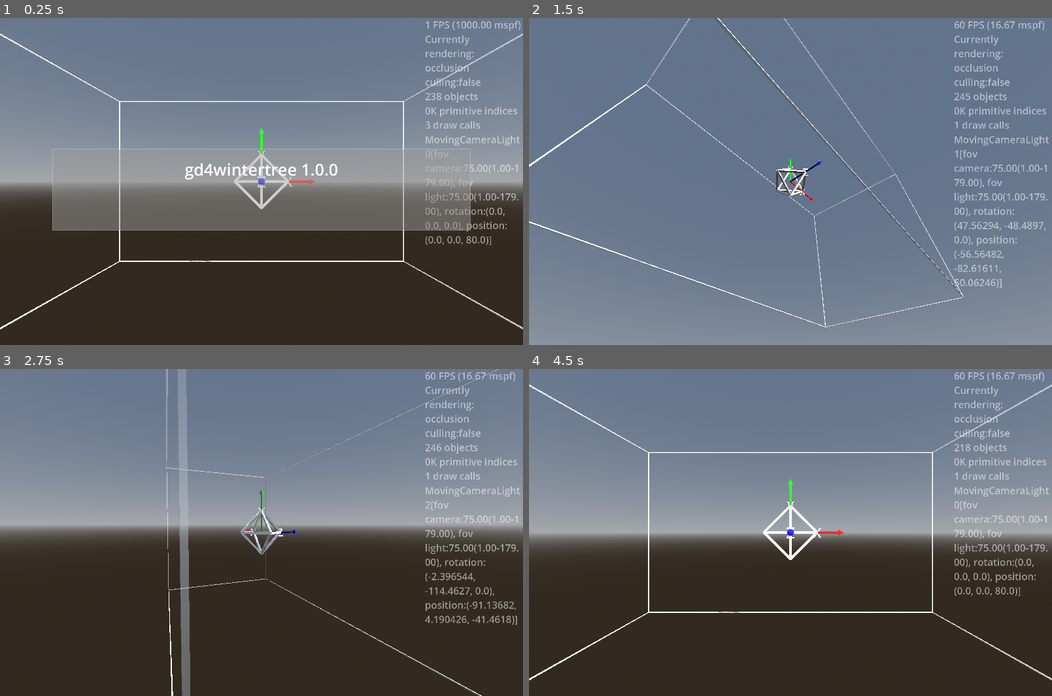
Above: before the commit, frames 1-4 (two rows, left to right).
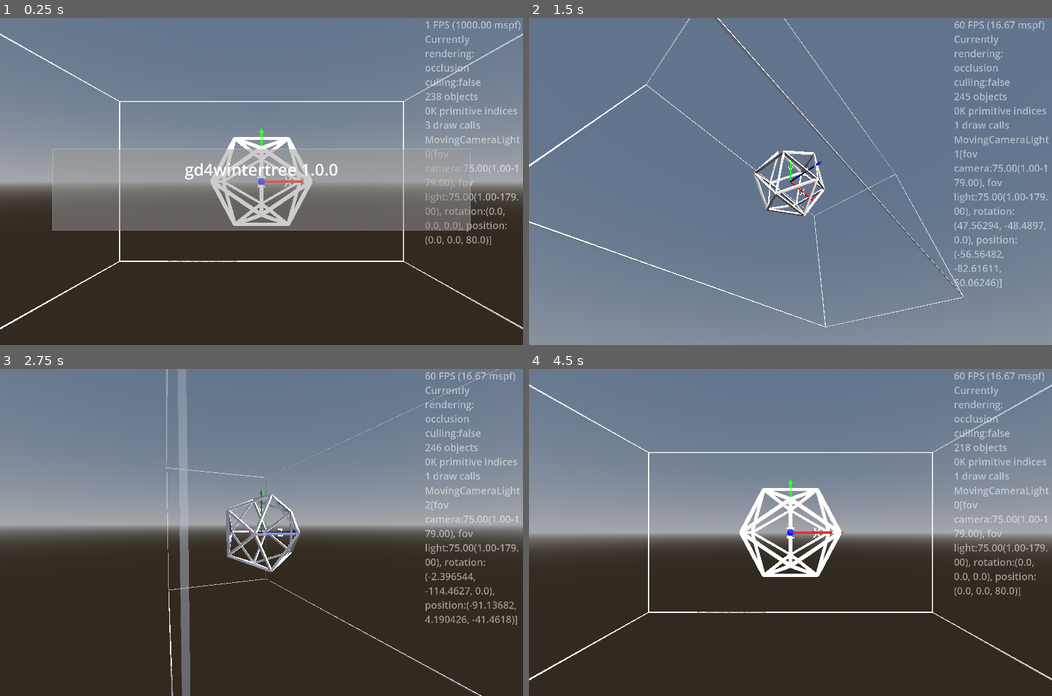
Above: after the commit, the same moments.

Repository: kasworld/gd4wintertree
Game: Godot game, scene res://main.tscn
Same seed, same stepped clock (60 frames per second), same inputs: the game is played once before the commit and once after it.
Inputs (mouse positions are in pixels of both pictures, inside the frame that each line leads up to):
- Up to frame 1 (0.25 s): no input
- Up to frame 2 (1.5 s): tap Enter at 0.5 s; move the mouse to (905, 165) at 0.52 s; hold Right 0.53-1.28 s; tap Q at 0.6 s; click (905, 165) at 0.67 s; move the mouse to (685, 197) at 1.27 s; hold Down from 1.28 s (still down); tap E at 1.35 s
- Up to frame 3 (2.75 s): move the mouse to (313, 460) at 2.02 s; release Down at 2.03 s; hold Right from 2.03 s (still down); tap Enter at 2.1 s
- Up to frame 4 (4.5 s): move the mouse to (764, 597) at 2.77 s; release Right at 2.78 s; hold Up 2.78-3.53 s; tap Q at 2.85 s; click (764, 597) at 2.92 s; move the mouse to (947, 581) at 3.52 s; hold Left from 3.53 s (still down); tap E at 3.6 s; move the mouse to (633, 483) at 4.27 s; tap Enter at 4.35 s

The runs differ from the first frame. In frame 1, 2.1% of the frame differs, in the area x 32-60%, y 35-75%; in frame 2, 1.1%; in frame 3, 1.3%; in frame 4, 2.2%.

Commit message:
add IcosahedronLines,  support func

Diff:
--- a/main.gd
+++ b/main.gd
@@ -49,20 +49,7 @@
 	add_child( preload("res://multi_mesh_shape/multi_mesh_shape.tscn").instantiate(
 		).init_wire_box(WorldSize, WorldSize.length()/500, Color.WHITE, 0.5))
 	add_child( preload("res://multi_mesh_shape/multi_mesh_shape.tscn").instantiate(
-		).multi_line_by_pos([
-			[Vector3(10,0,0), Vector3(0,10,0)],
-			[Vector3(10,0,0), Vector3(0,0,10)],
-			[Vector3(10,0,0), Vector3(0,-10,0)],
-			[Vector3(10,0,0), Vector3(0,0,-10)],
-			[Vector3(-10,0,0), Vector3(0,10,0)],
-			[Vector3(-10,0,0), Vector3(0,0,10)],
-			[Vector3(-10,0,0), Vector3(0,-10,0)],
-			[Vector3(-10,0,0), Vector3(0,0,-10)],
-			[Vector3(0,10,0), Vector3(0,0,10)],
-			[Vector3(0,0,10), Vector3(0,-10,0)],
-			[Vector3(0,-10,0), Vector3(0,0,-10)],
-			[Vector3(0,0,-10), Vector3(0,10,0)],
-		],1.0, Color.WHITE))
+		).multi_line_by_pos(MultiMeshShape.IcosahedronLines,1.0, Color.WHITE))
 
 
 
--- a/multi_mesh_shape/multi_mesh_shape.gd
+++ b/multi_mesh_shape/multi_mesh_shape.gd
@@ -98,7 +98,7 @@
 		multimesh.set_instance_transform(i,t)
 	return self
 
-const TetrahedronPoints := [
+const TetrahedronLines := [
 	[Vector3(10,10,10), Vector3(10,-10,-10)],
 	[Vector3(10,10,10), Vector3(-10,10,-10)],
 	[Vector3(10,10,10), Vector3(-10,-10,10)],
@@ -107,7 +107,7 @@
 	[Vector3(-10,-10,10), Vector3(10,-10,-10)],
 ]
 
-const OctahedronPoints := [
+const OctahedronLines := [
 	[Vector3(10,0,0), Vector3(0,10,0)],
 	[Vector3(10,0,0), Vector3(0,0,10)],
 	[Vector3(10,0,0), Vector3(0,-10,0)],
@@ -121,6 +121,58 @@
 	[Vector3(0,-10,0), Vector3(0,0,-10)],
 	[Vector3(0,0,-10), Vector3(0,10,0)],
 ]
+
+static var golden_ratio := (1+sqrt(5))/2
+static var IcosahedronPoints :Array= [
+	Vector3(0,1,golden_ratio),
+	Vector3(0,-1,golden_ratio),
+	Vector3(0,1,-golden_ratio),
+	Vector3(0,-1,-golden_ratio),
+	Vector3(1,golden_ratio,0),
+	Vector3(-1,golden_ratio,0),
+	Vector3(1,-golden_ratio,0),
+	Vector3(-1,-golden_ratio,0),
+	Vector3(golden_ratio,0,1),
+	Vector3(golden_ratio,0,-1),
+	Vector3(-golden_ratio,0,1),
+	Vector3(-golden_ratio,0,-1),
+]
+
+static var IcosahedronLines := make_line_from_sorted_point_list(
+	sort_points_for_line(
+		multiply_points(IcosahedronPoints,10)
+	),5)
+
+static func multiply_points(point_list:Array, m :float) -> Array:
+	var rtn := []
+	for p in point_list:
+		rtn.append(p *m)
+	return rtn
+
+# 각 배열의 첫 원소와 가장 가까운 순으로 점들을 정렬한다.
+static func sort_points_for_line(point_list :Array) -> Array:
+	var rtn := []
+	for p :Vector3 in point_list:
+		var plist := point_list.duplicate()
+		plist.sort_custom(func(a , b): return p.distance_to(a) < p.distance_to(b))
+		rtn.append(plist)
+	return rtn
+
+static func make_line_from_sorted_point_list(sorted_point_list :Array, cut_count :int) -> Array:
+	var rtn := []
+	for v in sorted_point_list:
+		for i in cut_count:
+			# for del duplicated line
+			if v[0] < v[1+i]:
+				rtn.append([v[0], v[1+i]])
+			else:
+				rtn.append([v[1+i], v[0]])
+	rtn.sort_custom(func(a,b): return a < b)
+	var rtn2 := []
+	for i in range(0,rtn.size(),2):
+		rtn2.append(rtn[i])
+	return rtn2
+
 
 # end example ##################################################################
 
